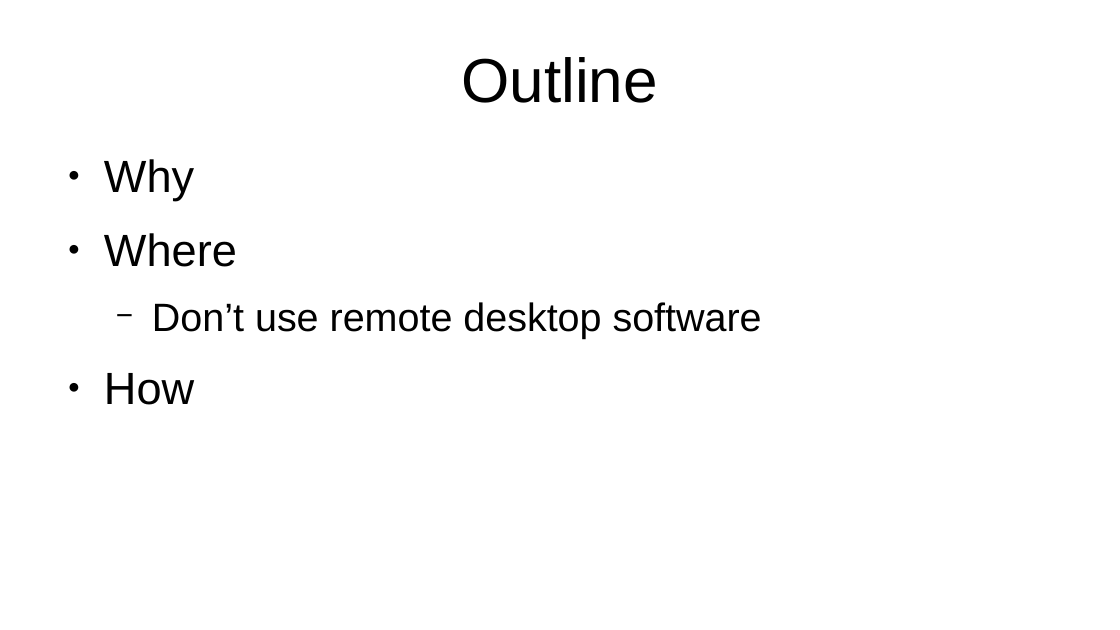
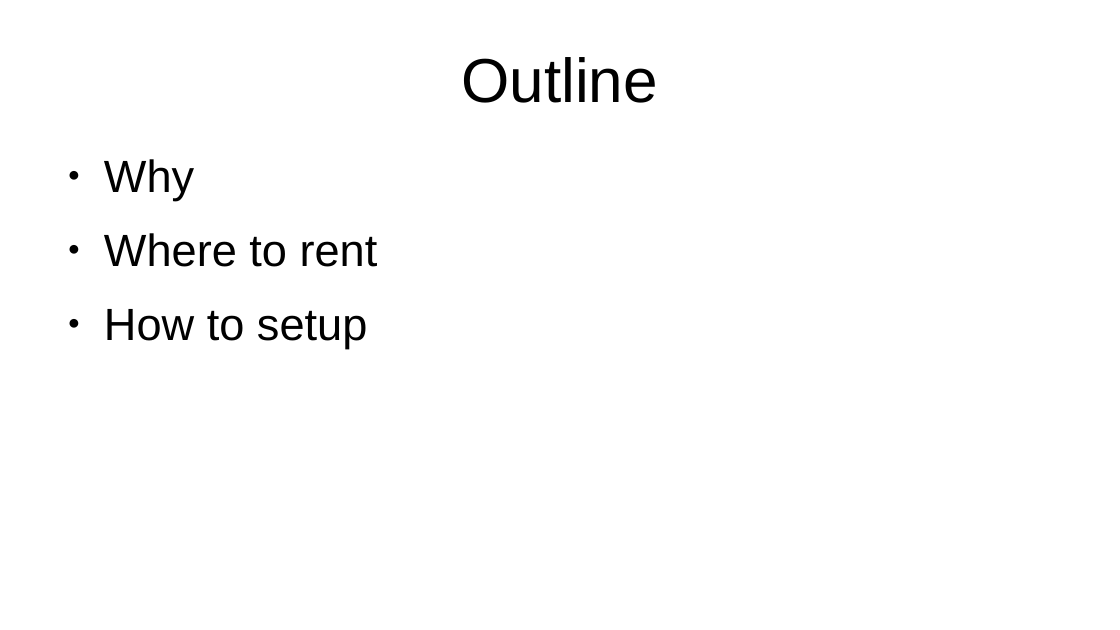
Before and after one commit to kperkins411/PCSE_595, a slide deck: slide 2 of content/Setting_up_cloud_machine.odp. Drawn at 1120x630 pixels with LibreOffice and Linux fonts; fonts in the diff are those of the drawing. Boxes give left, top, right and bottom in pixels: in the first picture for what was removed or moved away, otherwise in the second. Text is boxed around its words. In the diff, an @@ line names an element or a change of style, - is before the commit and + after.

```diff
--- a/content/Setting_up_cloud_machine.odp
+++ b/content/Setting_up_cloud_machine.odp
@@ text at bbox=[104, 233, 378, 349]: text changed; size 28 to 32 pt @@
-● Where
-  − Don’t use remote desktop software
-● How
+● Where to rent
+● How to setup
```
Also in this commit, not shown: 7 other slides changed, 4 other files.
